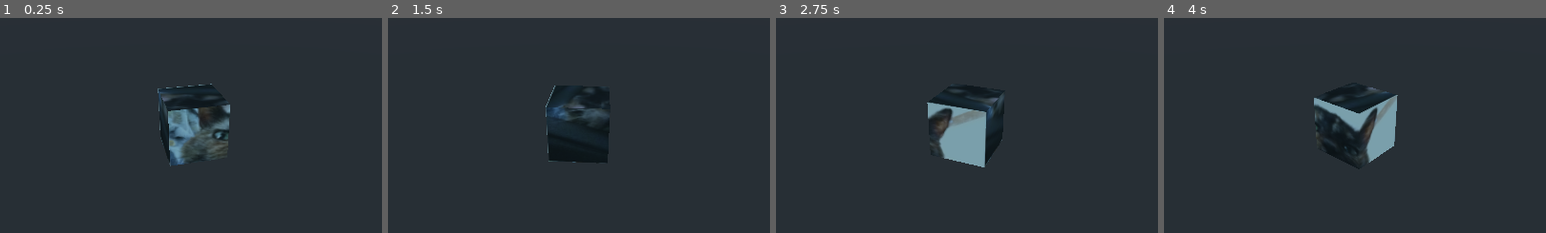
Above: before the commit, frames 1-4 (left to right).
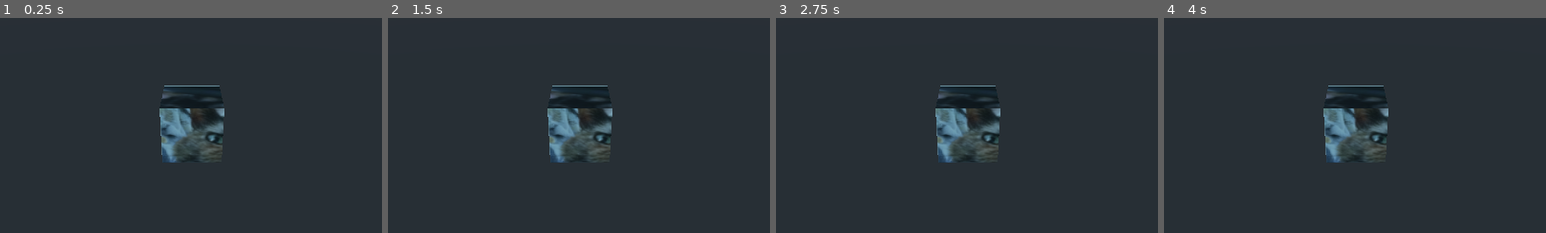
Above: after the commit, the same moments.

Repository: technicat/learngodot
Game: Godot game, scene res://cube.tscn
The game is run twice, just before and just after one commit, with the same random seed, the same clock (stepped at 60 frames per second) and the same inputs.
Inputs:
- Up to frame 1 (0.25 s): no input
- Up to frame 2 (1.5 s): no input
- Up to frame 3 (2.75 s): no input
- Up to frame 4 (4 s): no input
The pictures show only the part of the screen within x 25-75%, y 24-74%; the shares and areas given below are measured in that part.

The runs differ from the first frame. In frame 1, 2.7% of the frame differs, in the area x 41-61%, y 30-70%; in frame 2, 4.0%; in frame 3, 4.2%; in frame 4, 4.6%, in the area x 39-62%, y 31-69%.

Commit message:
remove cube script from chapter 3

Diff:
--- a/chapter3/godotproject/Scripts/rotate_y.gd
+++ /dev/null
@@ -1,9 +0,0 @@
-extends Spatial
-
-export var speed = 1.0;
-
-func _ready():
-	pass # Replace with function body.
-
-func _process(delta):
-	rotate_y(delta*speed);
--- a/chapter3/godotproject/cube.tscn
+++ b/chapter3/godotproject/cube.tscn
@@ -1,7 +1,6 @@
-[gd_scene load_steps=6 format=2]
+[gd_scene load_steps=5 format=2]
 
-[ext_resource path="res://Scripts/rotate_y.gd" type="Script" id=1]
-[ext_resource path="res://Scripts/look_at.gd" type="Script" id=2]
+[ext_resource path="res://look_at.gd" type="Script" id=2]
 [ext_resource path="res://cat.jpg" type="Texture" id=3]
 
 [sub_resource type="CubeMesh" id=1]
@@ -14,7 +13,6 @@
 [node name="WorldEnvironment" type="WorldEnvironment" parent="."]
 
 [node name="Cube" type="Spatial" parent="."]
-script = ExtResource( 1 )
 
 [node name="MeshInstance" type="MeshInstance" parent="Cube"]
 mesh = SubResource( 1 )
Renamed: chapter3/godotproject/Scripts/look_at.gd -> chapter3/godotproject/look_at.gd
